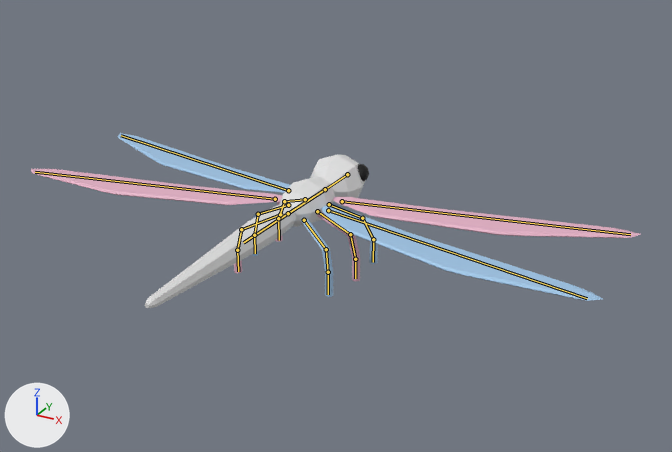
Two versions of the Blender file public/models/dragonfly.blend, one commit apart.
Before and after are seen from a 50 mm camera at (26.9, -44.8, 21.4) aimed at (3.5, -2.4, 0.2). Lighting does not change. The marker at lower left points along +X, +Y and +Z. The bones that bend it are drawn over the model as lines.

Names of what the first picture shows: 'BackLeg.R', 'BackWing.L', 'BackWing.R', 'FrontWing.L', 'FrontWing.R', 'Head', 'Tail', 'Thorax'.
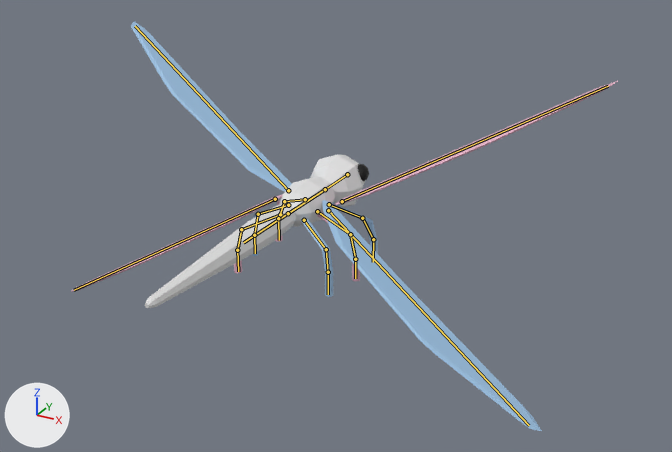
Commit message: Test buggy dragonfly animation

The newer file adds an action. The first version stands in its rest pose; the second is drawn at frame 8 of the action 'Fly'.

Where the change shows, as pixel boxes (x1, y1, x2, y2) in the pictures (672 x 452 px):
'BackWing.R', posed (22% narrower, 139% taller)
    before: (321, 205, 603, 301)
    after: (322, 200, 542, 431)
'FrontWing.L', posed (7% narrower, 182% taller)
    before: (117, 133, 290, 193)
    after: (131, 21, 292, 192)
'FrontWing.R', posed (7% narrower, 198% taller)
    before: (333, 197, 640, 238)
    after: (333, 81, 618, 205)
'BackWing.L', posed (15% narrower, 168% taller)
    before: (31, 169, 282, 205)
    after: (71, 194, 283, 292)
bone 'FrontWing.R', root to tip
    before: (342, 201) to (630, 234)
    after: (342, 201) to (608, 86)
bone 'BackWing.R', root to tip
    before: (328, 210) to (587, 298)
    after: (328, 210) to (529, 425)
bone 'FrontWing.L', root to tip
    before: (288, 190) to (121, 135)
    after: (288, 190) to (135, 26)
bone 'BackWing.L', root to tip
    before: (275, 199) to (35, 172)
    after: (275, 199) to (74, 290)

The change in detail:
Bone 'FrontWing.R' (bone_frontwing_r) turns from (0, 0, 0) to (-29, -6, 2) degrees about its own x, y and z.
Bone 'BackWing.R' (bone_backwing_r) turns from (0, 0, 0) to (29, -6, -2) degrees about its own x, y and z.
Bone 'FrontWing.L' (bone_frontwing_l) turns from (0, 0, 0) to (-29, 6, -2) degrees about its own x, y and z.
Bone 'BackWing.L' (bone_backwing_l) turns from (0, 0, 0) to (29, 6, 2) degrees about its own x, y and z.
